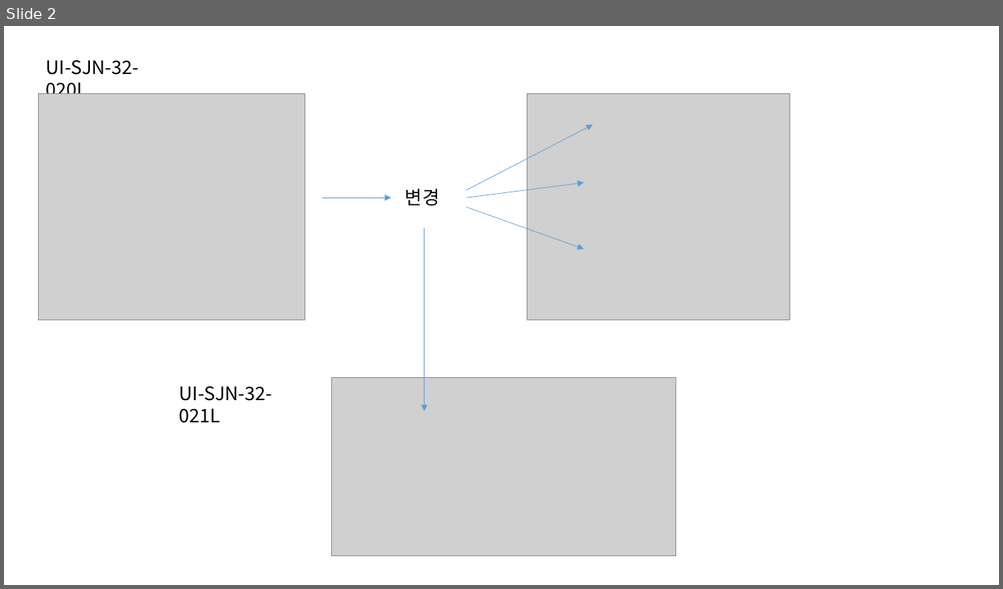
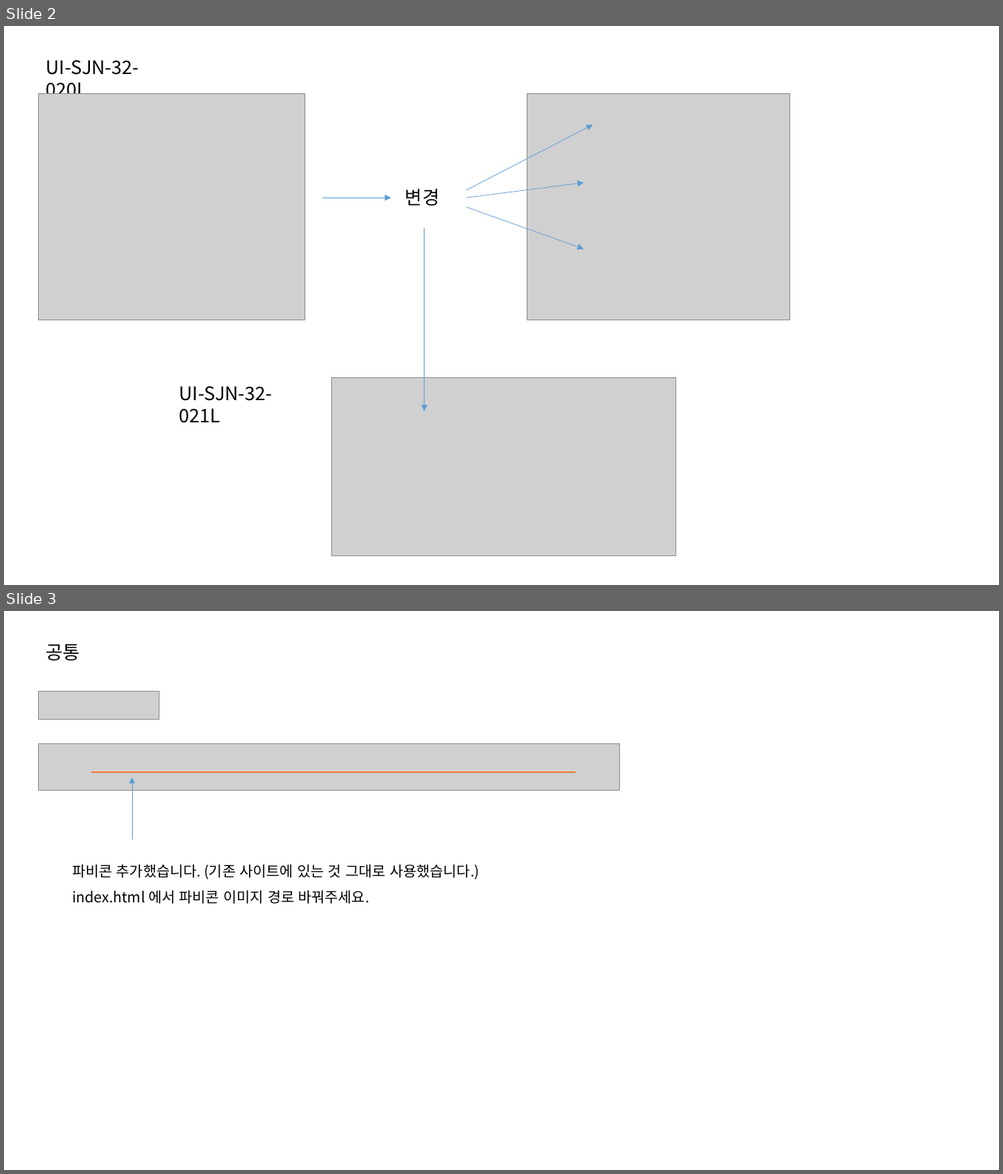
Before and after one commit to jeoungGyy/sejong, a slide deck: ppt/04-13.pptx. Shown one above the other, each under a label of ours: slide 2 before the commit, slides 2 and 3 after it. The pictures are 1003x589 and 1003x1174 pixels, drawn with LibreOffice and Linux fonts; fonts in the diff are those of the drawing; grey boxes stand for pictures. Boxes give left, top, right and bottom in pixels: in the first picture for what was removed or moved away, otherwise in the second. Text is boxed around its words. In the diff, an @@ line names an element or a change of style, - is before the commit and + after.

Commit message:
파비콘 추가

```diff
--- a/ppt/04-13.pptx
+++ b/ppt/04-13.pptx
@@ slide 3 added at [4,611,999,1170], background #FFFFFF @@
@@ text added at [46,644,80,661], 18 pt, text #000000 @@
+공통
@@ picture added at [38,692,159,720] @@
@@ picture added at [38,743,619,791] @@
@@ line added from (91, 773) to (575, 773), #ED7D31 1.5 pt @@
@@ arrow added from (132, 840) to (132, 777), #5B9BD5 0.5 pt @@
@@ text added at [72,864,479,904], 14 pt, text #000000 @@
+파비콘 추가했습니다. (기존 사이트에 있는 것 그대로 사용했습니다.)
+index.html 에서 파비콘 이미지 경로 바꿔주세요.
```
Also in this commit, not shown: 1 slide removed, 2 other files.
